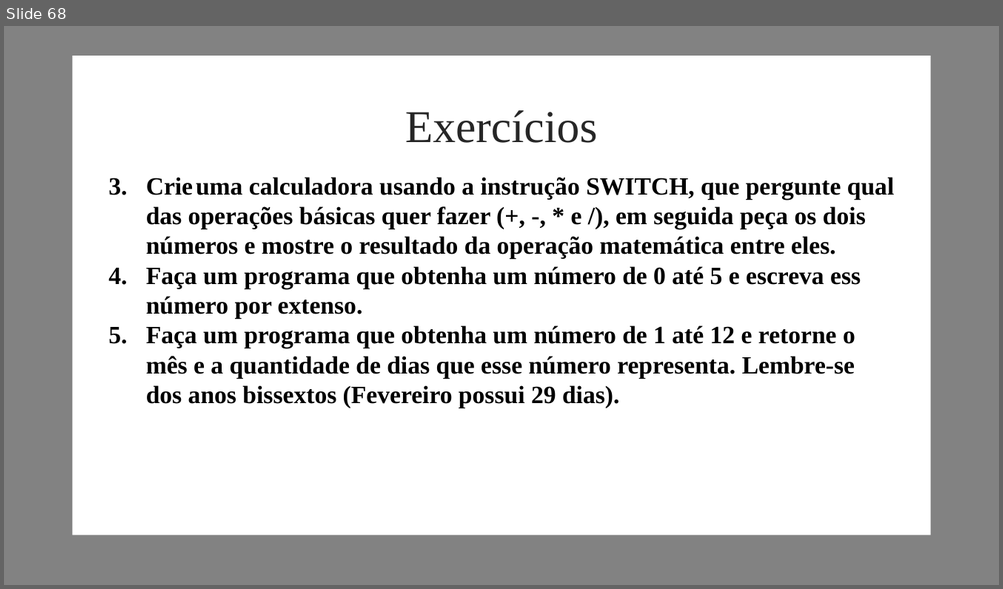
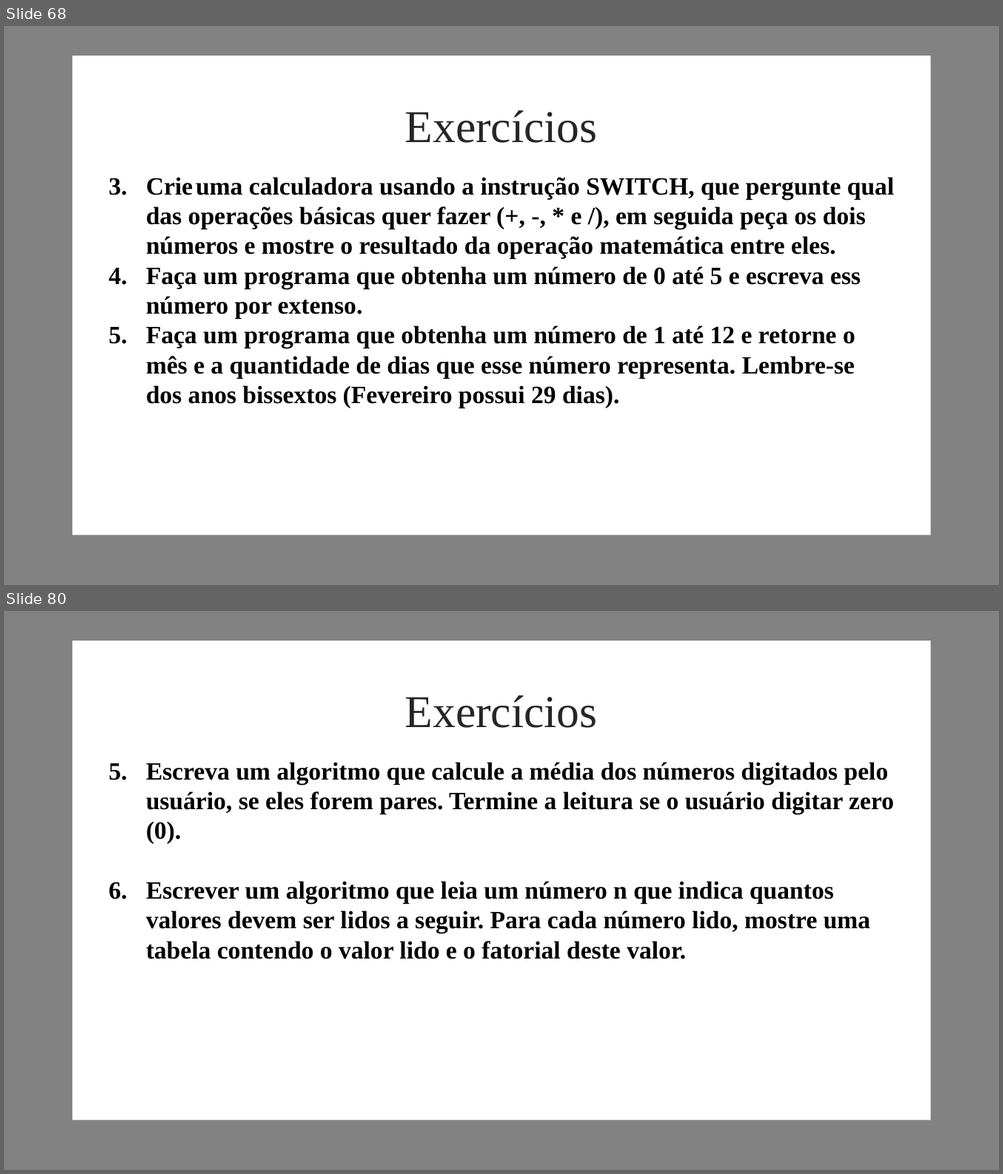
Before and after one commit to grazielags/Turma_1_Carreira_Programador, a slide deck: Graziela/Material/Carreira programador - Módulo 3.pptx. Shown one above the other, each under a label of ours: slide 68 before the commit, slides 68 and 80 after it; the slides between them are not shown. The pictures are 1003x589 and 1003x1174 pixels, drawn with LibreOffice and Linux fonts; fonts in the diff are those of the drawing; background and template pictures are left out. Boxes give left, top, right and bottom in pixels: in the first picture for what was removed or moved away, otherwise in the second. Text is boxed around its words. In the diff, an @@ line names an element or a change of style, - is before the commit and + after.

```diff
--- a/Graziela/Material/Carreira programador - Módulo 3.pptx
+++ b/Graziela/Material/Carreira programador - Módulo 3.pptx
@@ slide 80 added at bbox=[4, 611, 999, 1170], background picture (left out); not listed: 2 template elements that a slide beside it also shows @@
@@ text added at bbox=[405, 695, 597, 728], 44 pt, text #262626 @@
+Exercícios
@@ text added at bbox=[146, 762, 893, 960], 24 pt, text #000000, bold @@
+5. Escreva um algoritmo que calcule a média dos números digitados pelo usuário, se eles forem pares. Termine a leitura se o usuário digitar zero (0).
+6. Escrever um algoritmo que leia um número n que indica quantos valores devem ser lidos a seguir. Para cada número lido, mostre uma tabela contendo o valor lido e o fatorial deste valor.
```
Also in this commit, not shown: 1 slide changed, 26 other slides added, 1 other file.
